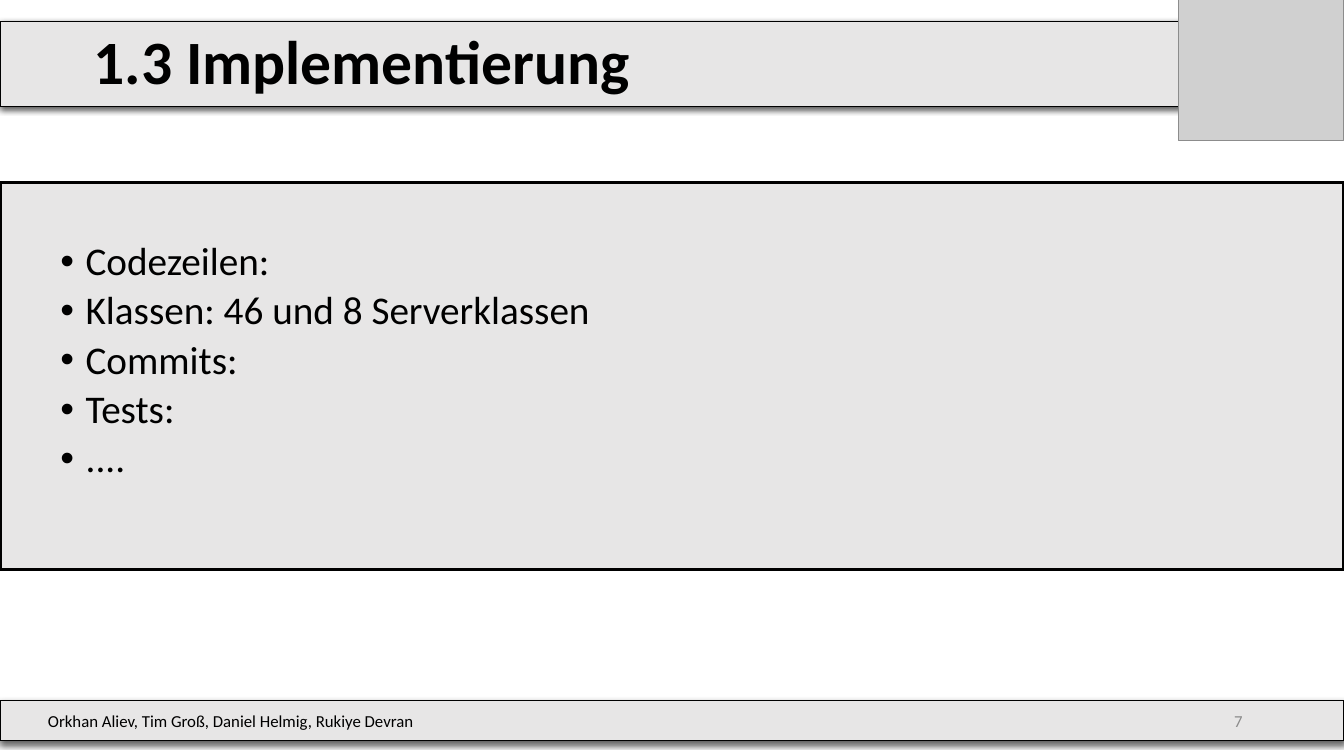
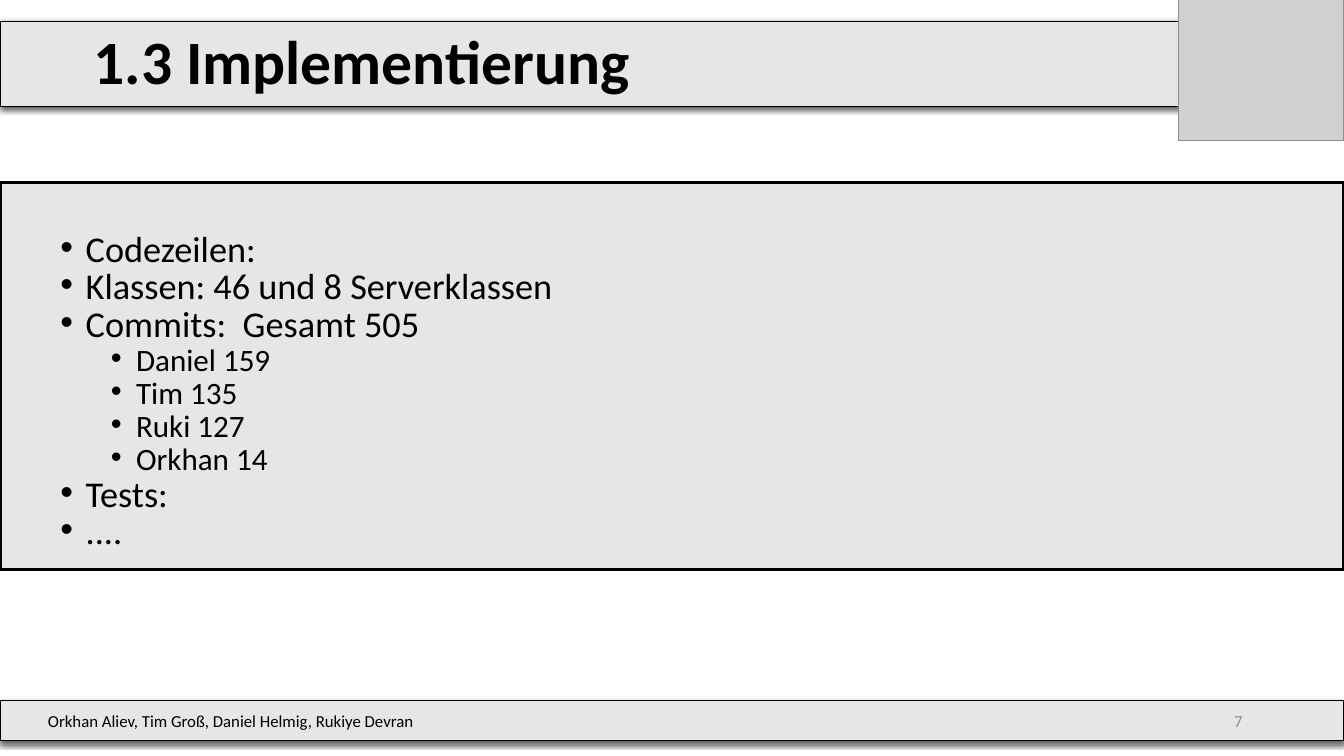
Before and after one commit to DrMopiti/pse, a slide deck: slide 6 of Abschlusspräsentation/Abschlusspräsentation.pptx. Drawn at 1344x756 pixels with LibreOffice and Linux fonts; fonts in the diff are those of the drawing; grey boxes stand for pictures; background and template pictures are left out. Boxes give left, top, right and bottom in pixels: in the first picture for what was removed or moved away, otherwise in the second. Text is boxed around its words. In the diff, an @@ line names an element or a change of style, - is before the commit and + after.

Commit message:
Commits hinzugefügt

```diff
--- a/Abschlusspräsentation/Abschlusspräsentation.pptx
+++ b/Abschlusspräsentation/Abschlusspräsentation.pptx
@@ text at <box>86,236,552,508</box>: size 28 to 25.9 pt in "Codezeilen:", "Klassen: 46 und 8 Serverklassen", "Tests:", "...."; line spacing 0.9 to 0.7 @@
@@ text at <box>86,312,419,471</box>: text changed; size 28 to 22.2 pt @@
-  • Commits:
+  • Commits: Gesamt 505
+    • Daniel 159
+    • Tim 135
+    • Ruki 127
+    • Orkhan 14
```
